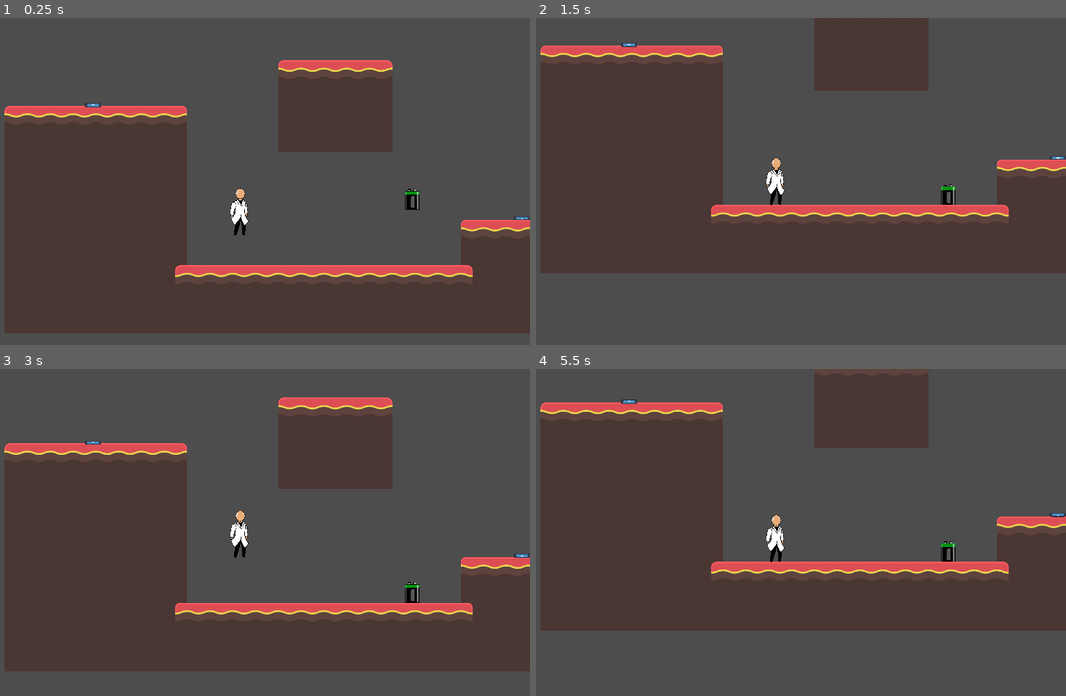
Above: before the commit, frames 1-4 (two rows, left to right).
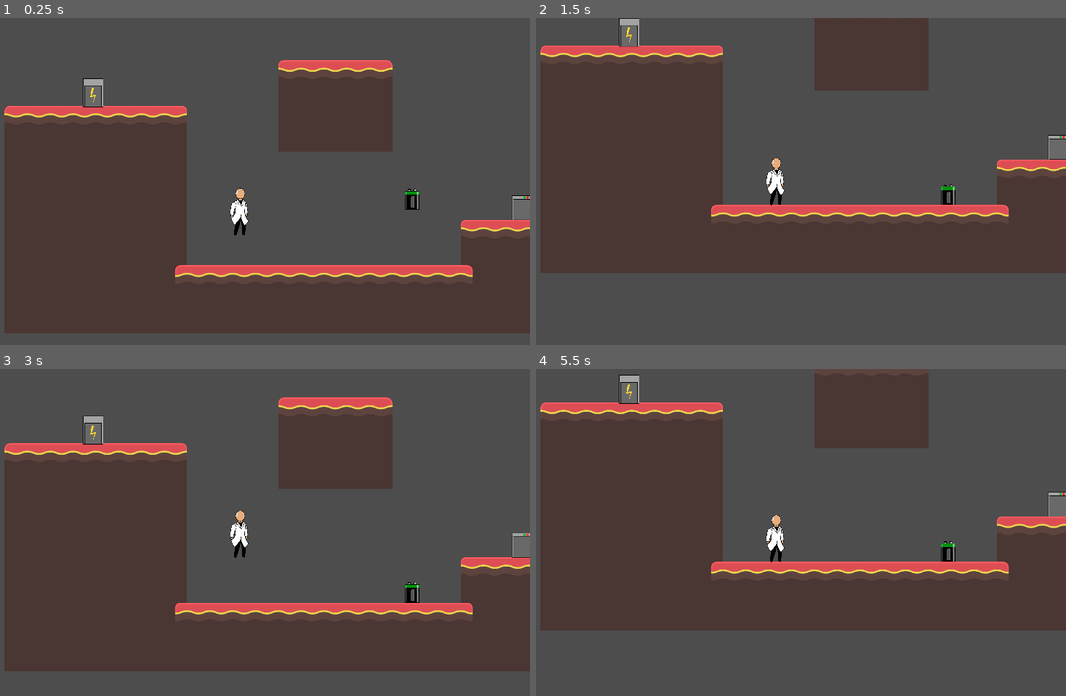
Above: after the commit, the same moments.

Repository: GiantBlargg/PotentialResearcher
Game: Godot game, scene res://test/TestPlayer.tscn
Two runs of this game, one before a commit and one after it. Both use one fixed random seed, a clock stepped at 60 frames per second and the inputs below. The engine's default icon, where the game draws it, is replaced by a stand-in: a white triangle on a blue panel in a dark square.
Inputs:
- Up to frame 1 (0.25 s): no input
- Up to frame 2 (1.5 s): tap E (Pick Up) at 0.6, 1.35 s
- Up to frame 3 (3 s): tap Enter at 2 s; tap E (Pick Up) at 2.1, 2.85 s; tap Space at 2.75 s
- Up to frame 4 (5.5 s): tap E (Pick Up) at 3.6, 4.35, 5.1 s; tap Enter at 4.25 s; tap Space at 5 s

The runs differ from the first frame. In frame 1, 0.6% of the frame differs, in the area x 15-100%, y 18-62%; in frame 2, 0.6%; in frame 3, 0.6%; in frame 4, 0.6%, in the area x 15-100%, y 1-46%.

Commit message:
Added Charger and Discharger images

Diff:
--- a/Scientist.tscn
+++ b/Scientist.tscn
@@ -1411,7 +1411,6 @@
 [node name="r_arm" type="Bone2D" parent="Skeleton2D/hip/chest"]
 position = Vector2(-76, -57)
 rotation = -0.325922
-scale = Vector2(1, 1)
 rest = Transform2D(0.947356, -0.320182, 0.320182, 0.947356, -76, -57)
 
 [node name="r_hand" type="Bone2D" parent="Skeleton2D/hip/chest/r_arm"]
@@ -1428,7 +1427,6 @@
 
 [node name="l_hand" type="Bone2D" parent="Skeleton2D/hip/chest/L_arm"]
 position = Vector2(31, 66)
-scale = Vector2(1, 1)
 rest = Transform2D(1, 0, 0, 1, 31, 66)
 auto_calculate_length_and_angle = false
 length = 62.081
--- a/elements/charger.tscn
+++ b/elements/charger.tscn
@@ -1,6 +1,6 @@
 [gd_scene load_steps=5 format=3 uid="uid://c22wynjjms80l"]
 
-[ext_resource type="Texture2D" uid="uid://0qpwlvcj6qpb" path="res://icon.svg" id="1_fwl8a"]
+[ext_resource type="Texture2D" uid="uid://3sxo6f4xn0tx" path="res://elements/Charger.png" id="1_lp33e"]
 [ext_resource type="Script" path="res://elements/charger.gd" id="2_430uu"]
 
 [sub_resource type="RectangleShape2D" id="RectangleShape2D_4vkc1"]
@@ -12,9 +12,8 @@
 [node name="Charger" type="Node2D"]
 
 [node name="Sprite2D" type="Sprite2D" parent="."]
-position = Vector2(1.35525e-20, -7)
-scale = Vector2(1.40625, 0.34375)
-texture = ExtResource("1_fwl8a")
+position = Vector2(0, -144)
+texture = ExtResource("1_lp33e")
 
 [node name="StaticBody2D" type="StaticBody2D" parent="."]
 
--- a/elements/discharger.tscn
+++ b/elements/discharger.tscn
@@ -1,6 +1,6 @@
 [gd_scene load_steps=5 format=3 uid="uid://b2vx8hsbk5qk5"]
 
-[ext_resource type="Texture2D" uid="uid://0qpwlvcj6qpb" path="res://icon.svg" id="1_3sxy7"]
+[ext_resource type="Texture2D" uid="uid://c471k8rktrwbt" path="res://elements/Discharger.png" id="1_synrb"]
 [ext_resource type="Script" path="res://elements/charger.gd" id="2_yt3lp"]
 
 [sub_resource type="RectangleShape2D" id="RectangleShape2D_4vkc1"]
@@ -12,9 +12,9 @@
 [node name="Discharger" type="Node2D"]
 
 [node name="Sprite2D" type="Sprite2D" parent="."]
-position = Vector2(1.35525e-20, -7)
-scale = Vector2(1.40625, 0.34375)
-texture = ExtResource("1_3sxy7")
+position = Vector2(0, -122)
+rotation = 3.14159
+texture = ExtResource("1_synrb")
 flip_v = true
 
 [node name="StaticBody2D" type="StaticBody2D" parent="."]
Binary file added: elements/Charger.png
Not shown, added: elements/Charger.png.import
Binary file added: elements/Discharger.png
Not shown, added: elements/Discharger.png.import
